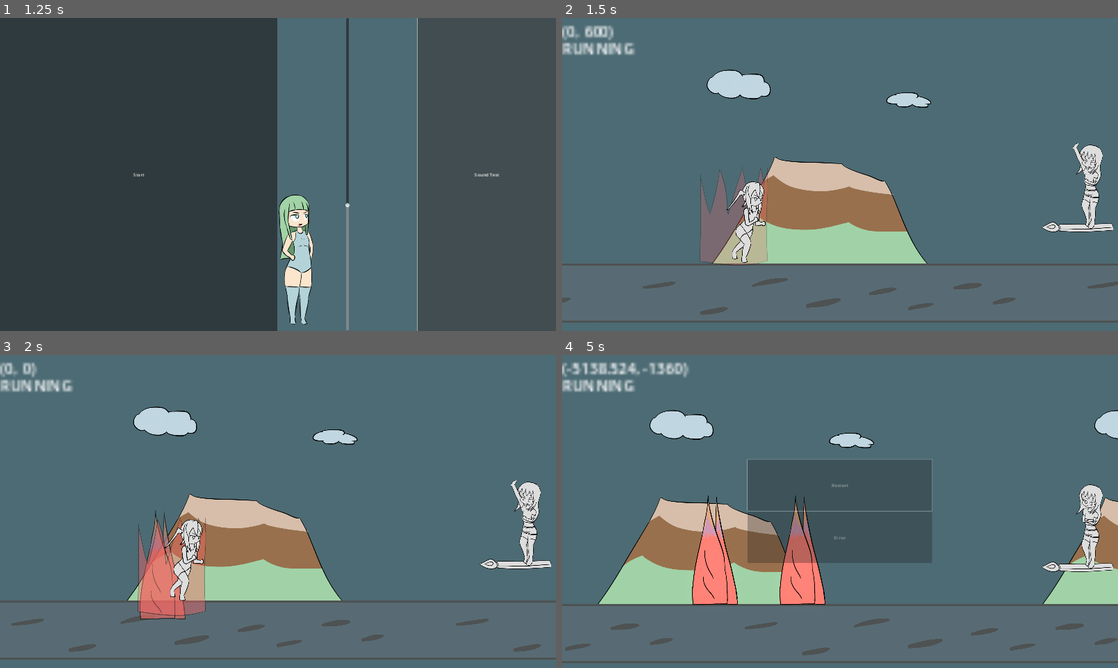
Above: before the commit, frames 1-4 (two rows, left to right).
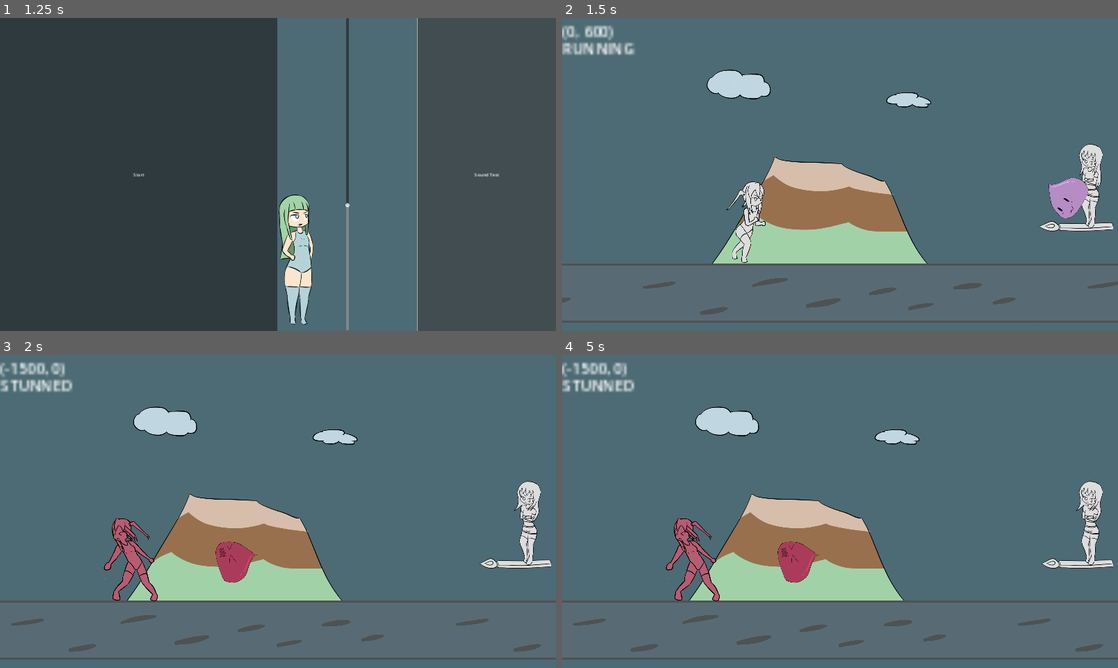
Above: after the commit, the same moments.

Repository: BeatMil/Animurun
Game: Godot game, scene res://scenes/main_menu.tscn
Two runs of this game, one before a commit and one after it. Both use one fixed random seed, a clock stepped at 60 frames per second and the inputs below.
Inputs (mouse positions are in pixels of both pictures, inside the frame that each line leads up to):
- Up to frame 1 (1.25 s): click "Sound Test" at 0.5 s
- Up to frame 2 (1.5 s): click "Start" at 1.25 s
- Up to frame 3 (2 s): no input
- Up to frame 4 (5 s): hold L (attack) 2.03-2.78 s; hold D (move_right) 2.03-3.53 s; tap Space (jump) at 2.27, 3.02 s; tap J (block) at 2.85 s; hold A (move_left) 3.53-4.25 s; hold K (dodge) 3.53-4.25 s; click (840, 486) at 4.25 s, where only the run after the commit has a clickable "Restart"

Frame 1 is identical in both runs. In frame 2, 3.4% of the frame differs, in the area x 24-100%, y 40-79%; in frame 3, 5.9%; in frame 4, 29%, in the area x 0-100%, y 2-99%.

Commit message:
Make phase 2 pattern random and balance

Diff:
--- a/nodes/taiga.tscn
+++ b/nodes/taiga.tscn
@@ -271,58 +271,6 @@
 "values": [Vector2(0, 0)]
 }
 
-[sub_resource type="Animation" id="Animation_vwbud"]
-resource_name = "push"
-length = 0.40001
-tracks/0/type = "value"
-tracks/0/imported = false
-tracks/0/enabled = true
-tracks/0/path = NodePath("Sprite:texture")
-tracks/0/interp = 1
-tracks/0/loop_wrap = true
-tracks/0/keys = {
-"times": PackedFloat32Array(0),
-"transitions": PackedFloat32Array(1),
-"update": 1,
-"values": [ExtResource("4_c336g")]
-}
-tracks/1/type = "value"
-tracks/1/imported = false
-tracks/1/enabled = true
-tracks/1/path = NodePath("Sprite:hframes")
-tracks/1/interp = 1
-tracks/1/loop_wrap = true
-tracks/1/keys = {
-"times": PackedFloat32Array(0),
-"transitions": PackedFloat32Array(1),
-"update": 1,
-"values": [1]
-}
-tracks/2/type = "value"
-tracks/2/imported = false
-tracks/2/enabled = true
-tracks/2/path = NodePath("Sprite:frame")
-tracks/2/interp = 1
-tracks/2/loop_wrap = true
-tracks/2/keys = {
-"times": PackedFloat32Array(0),
-"transitions": PackedFloat32Array(1),
-"update": 1,
-"values": [0]
-}
-tracks/3/type = "value"
-tracks/3/imported = false
-tracks/3/enabled = true
-tracks/3/path = NodePath("Sprite:position")
-tracks/3/interp = 1
-tracks/3/loop_wrap = true
-tracks/3/keys = {
-"times": PackedFloat32Array(0),
-"transitions": PackedFloat32Array(1),
-"update": 0,
-"values": [Vector2(0, 0)]
-}
-
 [sub_resource type="Animation" id="Animation_os8lo"]
 resource_name = "pre_attack"
 length = 0.3
@@ -402,6 +350,58 @@
 "values": [Color(1, 1, 1, 1)]
 }
 
+[sub_resource type="Animation" id="Animation_vwbud"]
+resource_name = "push"
+length = 0.40001
+tracks/0/type = "value"
+tracks/0/imported = false
+tracks/0/enabled = true
+tracks/0/path = NodePath("Sprite:texture")
+tracks/0/interp = 1
+tracks/0/loop_wrap = true
+tracks/0/keys = {
+"times": PackedFloat32Array(0),
+"transitions": PackedFloat32Array(1),
+"update": 1,
+"values": [ExtResource("4_c336g")]
+}
+tracks/1/type = "value"
+tracks/1/imported = false
+tracks/1/enabled = true
+tracks/1/path = NodePath("Sprite:hframes")
+tracks/1/interp = 1
+tracks/1/loop_wrap = true
+tracks/1/keys = {
+"times": PackedFloat32Array(0),
+"transitions": PackedFloat32Array(1),
+"update": 1,
+"values": [1]
+}
+tracks/2/type = "value"
+tracks/2/imported = false
+tracks/2/enabled = true
+tracks/2/path = NodePath("Sprite:frame")
+tracks/2/interp = 1
+tracks/2/loop_wrap = true
+tracks/2/keys = {
+"times": PackedFloat32Array(0),
+"transitions": PackedFloat32Array(1),
+"update": 1,
+"values": [0]
+}
+tracks/3/type = "value"
+tracks/3/imported = false
+tracks/3/enabled = true
+tracks/3/path = NodePath("Sprite:position")
+tracks/3/interp = 1
+tracks/3/loop_wrap = true
+tracks/3/keys = {
+"times": PackedFloat32Array(0),
+"transitions": PackedFloat32Array(1),
+"update": 0,
+"values": [Vector2(0, 0)]
+}
+
 [sub_resource type="AnimationLibrary" id="AnimationLibrary_7l6n5"]
 _data = {
 "RESET": SubResource("Animation_w4oxq"),
--- a/scripts/forest.gd
+++ b/scripts/forest.gd
@@ -25,7 +25,7 @@
 var is_random_spawn = false
 var rng = RandomNumberGenerator.new()
 var taiga_hp = 0
-var phase_helper = 2 # choose phase then minus 1
+var phase_helper = 1 # Use Phases enum
 var phase_transition_helper = false
 
 
@@ -33,8 +33,8 @@
 var tutorial_phase_enemy_order: Array = [spawn_slime, spawn_bomby]
 var phase_one_enemy_order: Array = [spawn_parry_dodge_chain, spawn_two_slime, spawn_spike]
 
-# var phase_two_enemy_order: Array = [spawn_tank, spawn_tank_left_side, spawn_tank_left_side_spike, spawn_triple_slime, spawn_triple_slime_fake]
-var phase_two_enemy_order: Array = [spawn_spike_storm]
+var phase_two_enemy_order: Array = [spawn_tank_left_side_spike, spawn_triple_slime, spawn_triple_slime_fake, spawn_spike_storm]
+# var phase_two_enemy_order: Array = [spawn_spike_storm]
 
 
 # Reference
@@ -105,6 +105,7 @@
 
 
 func spawn_phase_two() -> void:
+	is_random_spawn = true
 	order_index = 0
 	enemy_spawn_order = phase_two_enemy_order
 	enemy_order_size = enemy_spawn_order.size()
@@ -310,6 +311,12 @@
 	var spike5 = SPIKE.instantiate()
 	spike5.connect("ded", spawner)
 
+	var slime = SLIME.instantiate()
+	slime.position = $"Markers/EnemySpawnPos2".position
+
+	var slime2 = SLIME.instantiate()
+	slime2.position = $"Markers/EnemySpawnPos2".position
+
 	spike1.position = $"Chiichan".position
 	$"Taiga".play("pre_attack")
 	add_child(spike1)
@@ -333,6 +340,14 @@
 	$"Taiga".play("pre_attack")
 	spike5.position = $"Chiichan".position
 	add_child(spike5)
+	await get_tree().create_timer(0.6, false).timeout
+
+	add_child(slime)
+	slime.throw_slime(Vector2(-3000, -1200))
+	await get_tree().create_timer(0.3, false).timeout
+
+	add_child(slime2)
+	slime2.throw_slime(Vector2(-3000, -1200))
 
 
 func spawn_boom_slime_hand() -> void:
